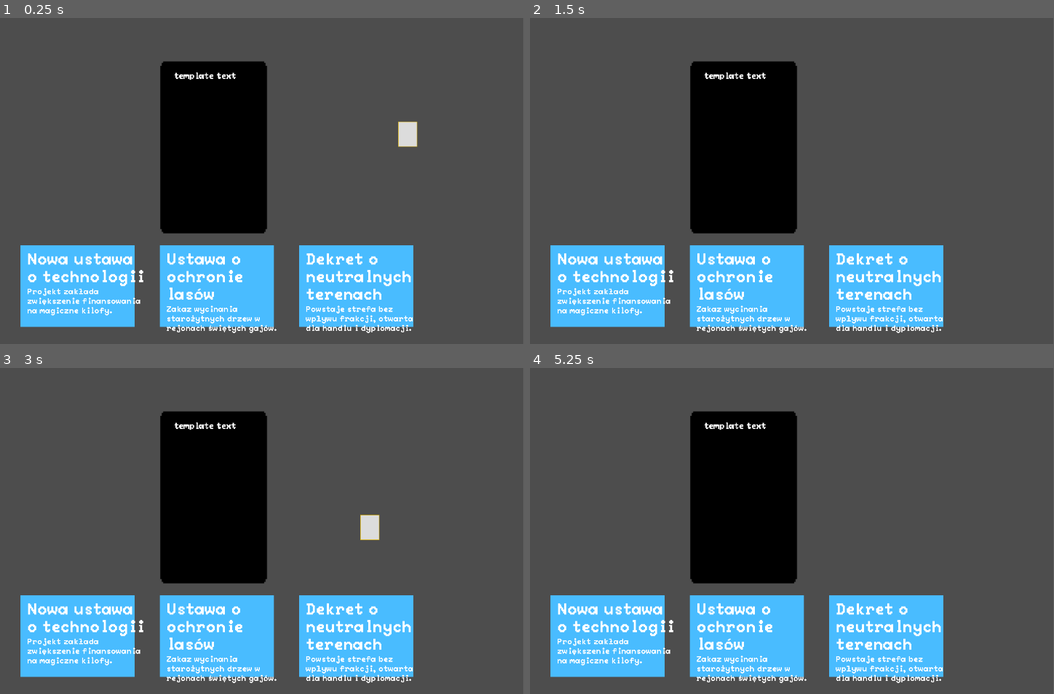
Above: before the commit, frames 1-4 (two rows, left to right).
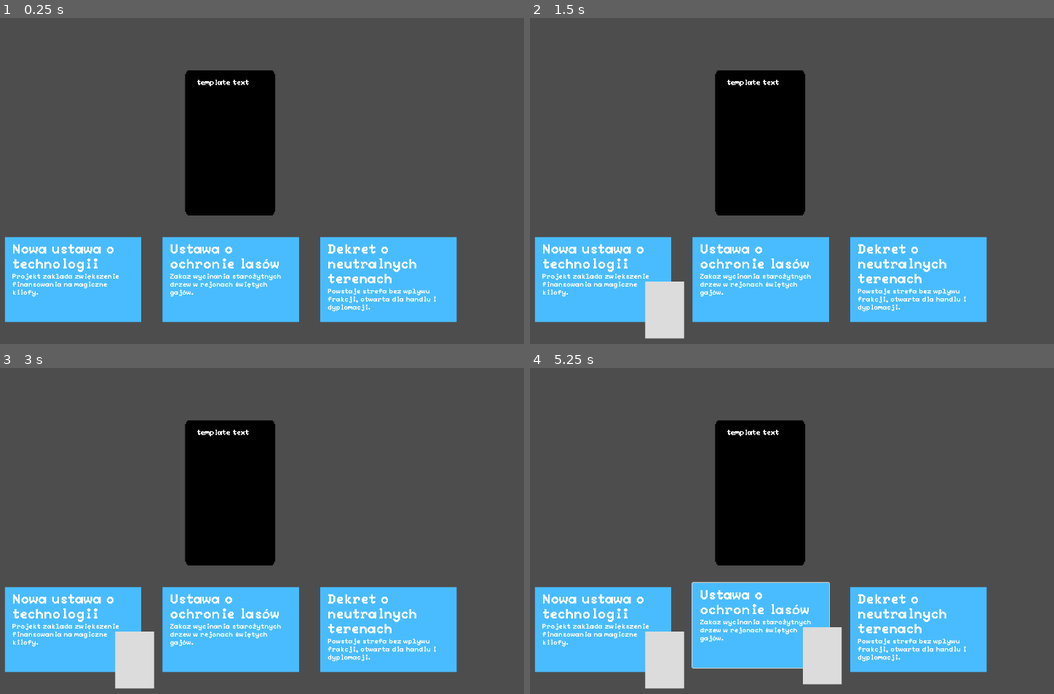
Above: after the commit, the same moments.

Repository: WhatYouFormaggiKindOfPizza/game
Game: Godot game, scene res://scenes/game.tscn
Same seed, same stepped clock (60 frames per second), same inputs: the game is played once before the commit and once after it. The engine's default icon, where the game draws it, is replaced by a stand-in: a white triangle on a blue panel in a dark square.
Inputs (mouse positions are in pixels of both pictures, inside the frame that each line leads up to):
- Up to frame 1 (0.25 s): no input
- Up to frame 2 (1.5 s): click (608, 285) at 0.52 s; click (608, 285) at 1.27 s
- Up to frame 3 (3 s): click (78, 635) at 2.02 s; tap Enter at 2.75 s; move the mouse to (361, 514) at 2.77 s; click (361, 514) at 2.92 s
- Up to frame 4 (5.25 s): tap Space at 3.5, 5 s; move the mouse to (645, 547) at 3.52 s; click (645, 547) at 3.67 s; tap Enter at 4.25 s; move the mouse to (818, 459) at 4.27 s; click (818, 459) at 4.42 s; move the mouse to (734, 596) at 5.02 s; click (734, 596) at 5.17 s
The window is 799x449 before the commit and 800x449 after it. Grey fills any space a smaller window leaves; there, only what the larger window draws over its background counts as a difference.

The runs differ from the first frame. In frame 1, 18% of the frame differs, in the area x 0-88%, y 13-97%; in frame 2, 19%; in frame 3, 19%; in frame 4, 20%, in the area x 0-88%, y 13-99%.
Error after the commit: Cannot call method 'create_tween' on a null value. (res://scripts/tooltip.gd:31)

Commit message:
Add tooltip to posts

Diff:
--- a/project.godot
+++ b/project.godot
@@ -15,6 +15,11 @@
 config/features=PackedStringArray("4.4", "GL Compatibility")
 config/icon="res://assets/icon.svg"
 
+[display]
+
+window/size/viewport_width=1366
+window/size/viewport_height=768
+
 [dotnet]
 
 project/assembly_name="MicroJamGame"
--- a/scenes/game.tscn
+++ b/scenes/game.tscn
@@ -6,7 +6,6 @@
 [ext_resource type="PackedScene" uid="uid://dondqjjubrg3g" path="res://scenes/king.tscn" id="3_lbhrr"]
 [ext_resource type="PackedScene" uid="uid://b5qlpe8xpnqn" path="res://scenes/post.tscn" id="4_lbhrr"]
 [ext_resource type="PackedScene" uid="uid://cvkh1np46j6hr" path="res://scenes/phone.tscn" id="6_p57ef"]
-[ext_resource type="PackedScene" uid="uid://flm1sdgwxlqu" path="res://scenes/tooltip.tscn" id="7_u5sy4"]
 
 [node name="Game" type="Node2D"]
 
@@ -47,10 +46,10 @@
 
 [node name="PostsContainer" type="HBoxContainer" parent="."]
 unique_name_in_owner = true
-offset_left = 156.0
-offset_top = 452.0
-offset_right = 934.0
-offset_bottom = 614.0
+offset_left = 148.0
+offset_top = 516.0
+offset_right = 1208.0
+offset_bottom = 716.0
 theme_override_constants/separation = 50
 
 [node name="ExamplePost2" parent="PostsContainer" instance=ExtResource("4_lbhrr")]
@@ -65,10 +64,4 @@
 [node name="UI" type="Node" parent="."]
 
 [node name="Phone" parent="UI" instance=ExtResource("6_p57ef")]
-position = Vector2(540, 260)
-
-[node name="Tooltip" parent="." instance=ExtResource("7_u5sy4")]
-offset_left = 904.0
-offset_top = 206.0
-offset_right = 942.0
-offset_bottom = 256.0
+position = Vector2(678, 297)
--- a/scenes/post.tscn
+++ b/scenes/post.tscn
@@ -2,22 +2,19 @@
 
 [ext_resource type="Script" uid="uid://dvs4jdoyar4pt" path="res://scripts/post.gd" id="1_epv1v"]
 [ext_resource type="Texture2D" uid="uid://pmxs45i0iwy8" path="res://assets/icon.svg" id="2_7rr5g"]
+[ext_resource type="PackedScene" uid="uid://i76r7qv1bu3m" path="res://scenes/tooltip.tscn" id="2_88r67"]
 [ext_resource type="PackedScene" uid="uid://bibasatxhl56l" path="res://scenes/pixel_label.tscn" id="2_ax5sd"]
 
-[sub_resource type="StyleBoxFlat" id="StyleBoxFlat_7rr5g"]
-shadow_color = Color(0, 0, 0, 0.733333)
-shadow_size = 10
-shadow_offset = Vector2(0, 10)
-
 [node name="Post" type="Control"]
-custom_minimum_size = Vector2(226, 162)
+custom_minimum_size = Vector2(320, 200)
 layout_direction = 2
 layout_mode = 3
 anchor_right = 0.241
 anchor_bottom = 0.367
+offset_left = -21.0
 offset_top = -1.0
-offset_right = 0.367981
-offset_bottom = 0.18399
+offset_right = -30.206
+offset_bottom = -82.856
 grow_horizontal = 2
 grow_vertical = 2
 script = ExtResource("1_epv1v")
@@ -28,7 +25,6 @@
 anchor_right = 1.0
 anchor_bottom = 1.0
 mouse_default_cursor_shape = 2
-theme_override_styles/hover = SubResource("StyleBoxFlat_7rr5g")
 icon = ExtResource("2_7rr5g")
 flat = true
 
@@ -40,11 +36,14 @@
 color = Color(0.286275, 0.737255, 1, 1)
 
 [node name="VBoxContainer" type="VBoxContainer" parent="Button"]
-layout_mode = 0
-offset_left = 13.0
-offset_top = 14.0
-offset_right = 257.0
-offset_bottom = 214.0
+layout_mode = 1
+anchors_preset = -1
+anchor_left = 0.052
+anchor_top = 0.075
+anchor_right = 0.929
+anchor_bottom = 0.916
+grow_horizontal = 2
+grow_vertical = 2
 
 [node name="PostTitle" parent="Button/VBoxContainer" instance=ExtResource("2_ax5sd")]
 unique_name_in_owner = true
@@ -62,6 +61,13 @@
 text = "Projekt zakłada zwiększenie finansowania na magiczne kilofy."
 autowrap_mode = 3
 
+[node name="Tooltip" parent="." instance=ExtResource("2_88r67")]
+layout_mode = 0
+offset_left = 259.0
+offset_top = 105.0
+offset_right = 350.0
+offset_bottom = 239.0
+
 [connection signal="mouse_entered" from="Button" to="." method="_on_button_mouse_entered"]
 [connection signal="mouse_exited" from="Button" to="." method="_on_button_mouse_exited"]
 [connection signal="pressed" from="Button" to="." method="_on_button_pressed"]
--- a/scenes/tooltip.tscn
+++ b/scenes/tooltip.tscn
@@ -1,18 +1,15 @@
-[gd_scene load_steps=3 format=3 uid="uid://flm1sdgwxlqu"]
+[gd_scene load_steps=3 format=3 uid="uid://i76r7qv1bu3m"]
 
 [ext_resource type="Script" uid="uid://xpvq7pqj5a0d" path="res://scripts/tooltip.gd" id="1_7dicn"]
 
 [sub_resource type="StyleBoxFlat" id="StyleBoxFlat_pvr4a"]
 bg_color = Color(0.860369, 0.860369, 0.860369, 1)
-border_width_left = 1
-border_width_top = 1
-border_width_right = 1
-border_width_bottom = 1
 border_color = Color(0.863412, 0.709695, 0.0658761, 1)
 
 [node name="Tooltip" type="PanelContainer"]
-offset_right = 38.0
-offset_bottom = 50.0
+z_index = 4096
+offset_right = 89.0
+offset_bottom = 109.0
 mouse_filter = 2
 theme_override_styles/panel = SubResource("StyleBoxFlat_pvr4a")
 script = ExtResource("1_7dicn")
--- a/scripts/post.gd
+++ b/scripts/post.gd
@@ -6,6 +6,7 @@
 @onready var game_manager: GameManager
 @onready var title_label: PixelLabel
 @onready var content_label: PixelLabel
+@onready var tooltip: Tooltip
 
 # base data
 var lobbyist: String # TODO: typ jeszcze do zmiany probably
@@ -71,6 +72,7 @@
 
 	title_label = get_node("Button/VBoxContainer/PostTitle")
 	content_label = get_node("Button/VBoxContainer/PostContent")
+	tooltip = get_node("Tooltip")
 	assign_labels()
 
 
@@ -83,10 +85,12 @@
 
 func _on_button_mouse_entered() -> void:
 	position.y -= 10
+	tooltip.toggle(true)
 
 
 func _on_button_mouse_exited() -> void:
 	position.y += 10
+	tooltip.toggle(false)
 
 
 func populate_effects(king: King) -> void:
--- a/scripts/tooltip.gd
+++ b/scripts/tooltip.gd
@@ -1,7 +1,33 @@
 class_name Tooltip extends PanelContainer
 
-var is_visible: bool = true
+@export var is_mouse_following: bool = false
+
+var OFFSET: Vector2 = Vector2(10, 10)
+var opacity_tween: Tween = null
+
+
+func _ready() -> void:
+    hide()
 
 func _input(event: InputEvent) -> void:
-    if is_visible and event is InputEventMouseButton:
-        global_position = get_global_mouse_position()
+    if is_visible and is_mouse_following and event is InputEventMouseMotion:
+        global_position = get_global_mouse_position() + OFFSET
+
+
+func toggle(on: bool) -> void:
+    if on:
+        show()
+        modulate.a = 0.0
+        tween_opacity(1.0)
+    else:
+        modulate.a = 1.0
+        await tween_opacity(0.0).finished
+        hide()
+
+
+func tween_opacity(target_alpha: float, duration: float = 0.0) -> Tween:
+    if opacity_tween:
+        opacity_tween.kill()
+    opacity_tween = get_tree().create_tween()
+    opacity_tween.tween_property(self, "modulate:a", target_alpha, duration)
+    return opacity_tween
Not shown: 1 places in scenes/game.tscn that only renumber resources
